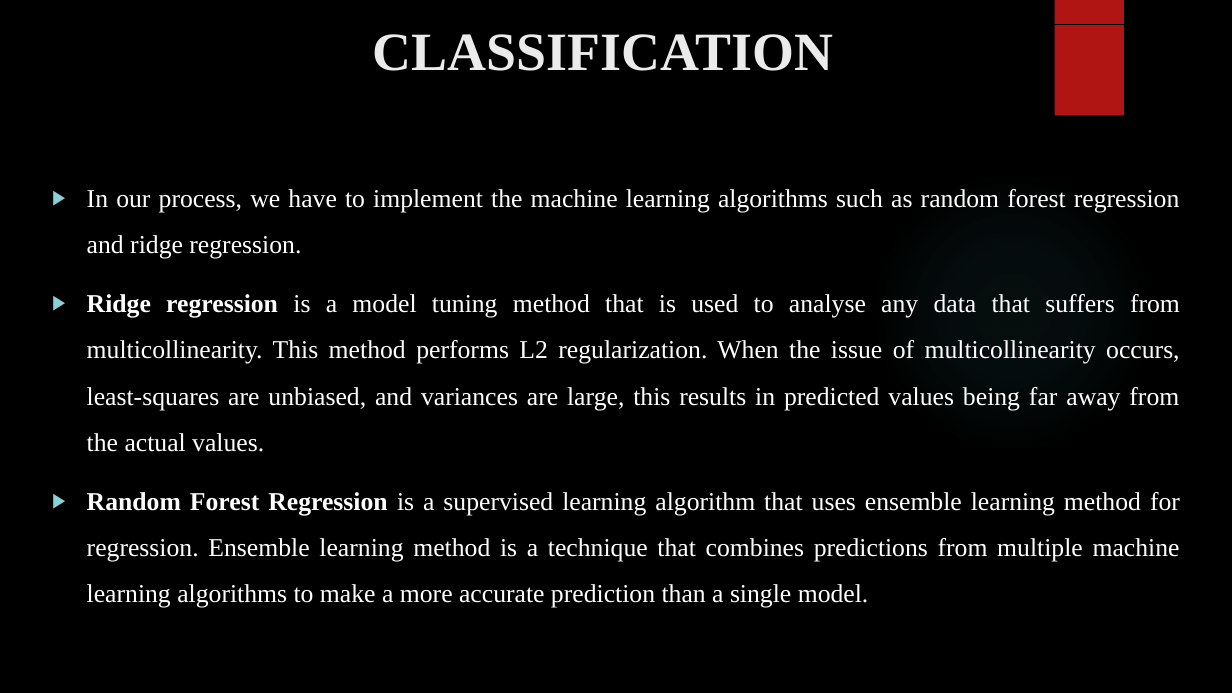
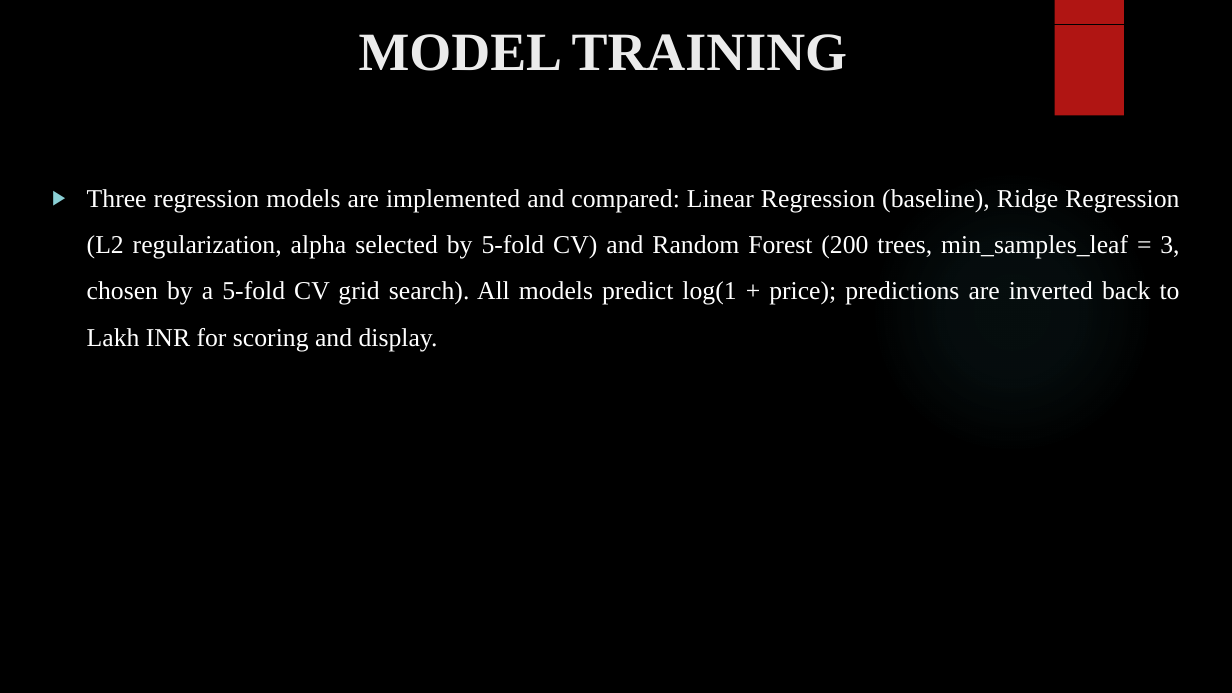
Before and after one commit to abustark/HOUSE-PRICE-PREDICTION-USING-MACHINE-LEARNING-ALGORITHMS, a slide deck: slide 18 of docs/House Price.pptx. Drawn at 1232x693 pixels with LibreOffice and Linux fonts; fonts in the diff are those of the drawing; background and template pictures are left out. Boxes give left, top, right and bottom in pixels: in the first picture for what was removed or moved away, otherwise in the second. Text is boxed around its words. In the diff, an @@ line names an element or a change of style, - is before the commit and + after.

```diff
--- a/docs/House Price.pptx
+++ b/docs/House Price.pptx
@@ title at <box>359,34,847,71</box>: text changed @@
-CLASSIFICATION
+MODEL TRAINING
@@ text at <box>87,189,1180,351</box>: text changed @@
-▶ In our process, we have to implement the machine learning algorithms such as random forest regression and ridge regression.
-▶ Ridge regression is a model tuning method that is used to analyse any data that suffers from multicollinearity. This method performs L2 regularization. When the issue of multicollinearity occurs, least-squares are unbiased, and variances are large, this results in predicted values being far away from the actual values.
-▶ Random Forest Regression is a supervised learning algorithm that uses ensemble learning method for regression. Ensemble learning method is a technique that combines predictions from multiple machine learning algorithms to make a more accurate prediction than a single model.
+▶ Three regression models are implemented and compared: Linear Regression (baseline), Ridge Regression (L2 regularization, alpha selected by 5-fold CV) and Random Forest (200 trees, min_samples_leaf = 3, chosen by a 5-fold CV grid search). All models predict log(1 + price); predictions are inverted back to Lakh INR for scoring and display.
```
Also in this commit, not shown: 19 other slides changed, 1 slide added, 1 slide removed, 1 other file.
